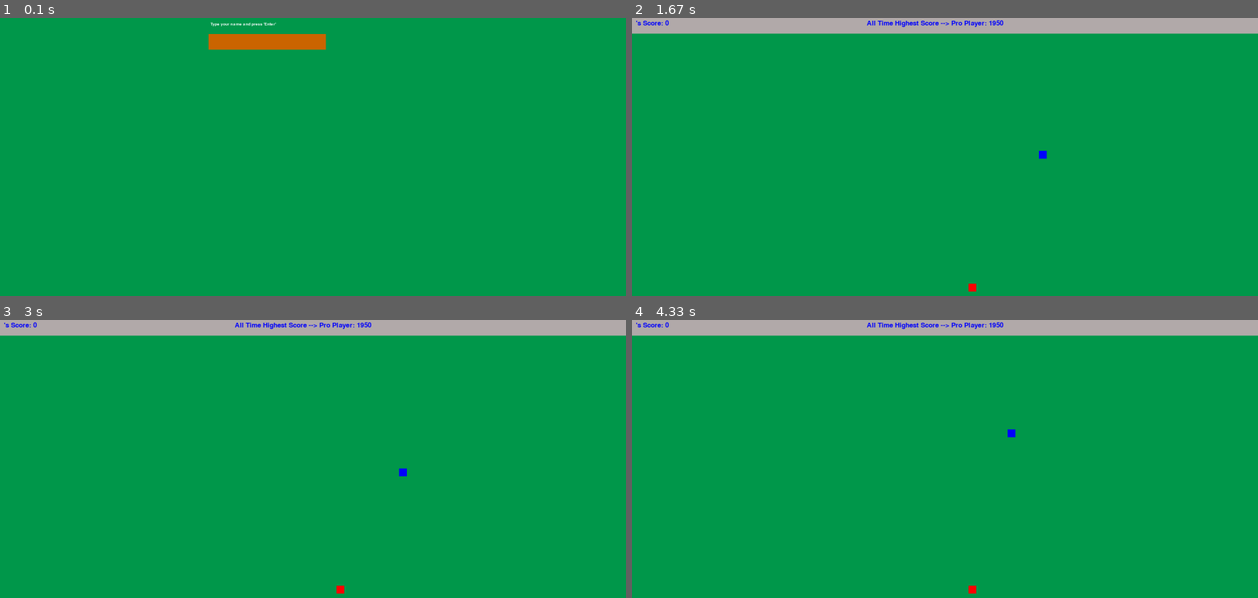
Above: before the commit, frames 1-4 (two rows, left to right).
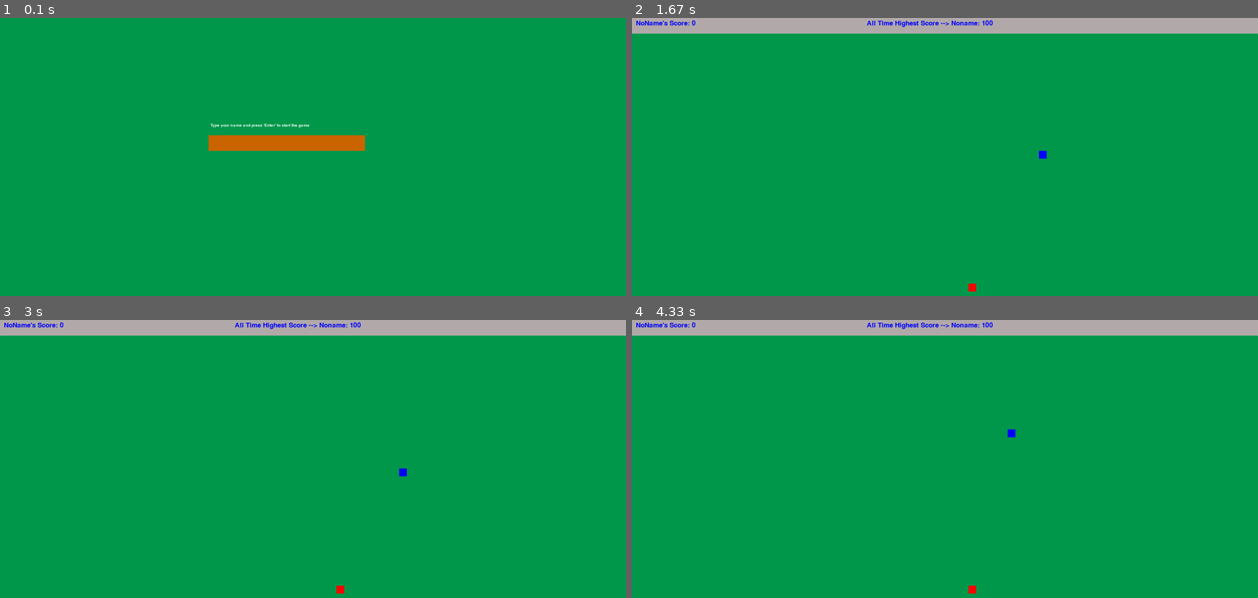
Above: after the commit, the same moments.

Repository: xAdrianCx/PYGAME---SNAKE
Game: pygame game, started from main.py
Two runs of this game, one before a commit and one after it. Both use one fixed random seed, a clock stepped at 60 frames per second and the inputs below.
Inputs:
- Up to frame 1 (0.1 s): no input
- Up to frame 2 (1.67 s): tap Enter at 0.33 s; hold Right 0.67-1.13 s; hold Up 1.33-1.63 s
- Up to frame 3 (3 s): hold Right 1.67-2.13 s; hold Left 2.17-2.7 s; hold Down from 2.73 s (still down)
- Up to frame 4 (4.33 s): release Down at 3.03 s; hold Left 3.07-3.47 s; hold Up 3.5-3.87 s; hold Right from 3.9 s (still down)

The runs differ from the first frame. In frame 1, 2.8% of the frame differs, in the area x 33-59%, y 1-48%; in frame 2, 0.2%; in frame 3, 0.2%; in frame 4, 0.2%.

Commit message:
Created a function that detects collisions, but it still needs rework.

Diff:
--- a/game_functions.py
+++ b/game_functions.py
@@ -24,6 +24,14 @@
                 pnb.player_name = pnb.player_name[:-1]
             else:
                 pnb.player_name += event.unicode
+
+
+def check_snake_screen_collisions(snake, sb):
+    if (snake.rect.top == sb.rect_background.bottom) or \
+            (snake.screen_rect.bottom == snake.rect.bottom) or (snake.screen_rect.right == snake.rect.right) or \
+            (snake.screen_rect.left == snake.rect.left):
+        return True
+
 
 def update_snake_length(gs, snake, bait, sb, pnb):
     """ If collision, update the snake length."""
@@ -63,5 +71,8 @@
         bait.draw_bait()
         snake.draw_snake()
         snake.update(sb)
+        print(check_snake_screen_collisions(snake, sb))
+        print(snake.rect.top)
+        print(sb.rect_background.bottom)
         clock.tick(gs.game_speed)
         pygame.display.flip()
--- a/game_stats.py
+++ b/game_stats.py
@@ -17,7 +17,7 @@
         self.height = 40
         # Create a box for users to provide their name.
         self.player_name_box = pygame.Rect((self.screen_rect.right // 3),
-                                           (self.screen_rect.bottom // self.screen_rect.bottom + self.height),
+                                           (self.screen_rect.bottom // 3),
                                            self.width // 2, self.height)
         # Set an active color for the box(after player clicks into the box).
         self.color = pygame.Color(204, 102, 0)
@@ -29,10 +29,10 @@
         """ Draw the player name box to the screen."""
         pygame.draw.rect(self.screen, self.color, self.player_name_box)
         text_surface = self.name_box_font.render(self.player_name, True, (255, 255, 255))
-        text_on_top = self.text.render("Type your name and press 'Enter'", True, (255, 255, 255))
+        text_on_top = self.text.render("Type your name and press 'Enter' to start the game", True, (255, 255, 255))
         self.screen.blit(text_on_top, (self.player_name_box.x + 5, self.player_name_box.y - 30))
         self.screen.blit(text_surface, (self.player_name_box.x + 5, self.player_name_box.y + 0))
-        self.player_name_box.w = max(300, text_surface.get_width() + 10)
+        self.player_name_box.w = max(400, text_surface.get_width() + 10)
         pygame.display.flip()
 
 
@@ -61,7 +61,10 @@
         high_score_img = high_score_msg_font.render(high_score_msg, True, "BLUE")
         # Create a score font object.
         score_msg_font = pygame.font.SysFont("Comic Sans", 25)
-        score_msg = f"{pnb.player_name_list[0]}'s Score: {self.score}"
+        if pnb.player_name_list[0] == "":
+            score_msg = f"NoName's Score: {self.score}"
+        else:
+            score_msg = f"{pnb.player_name_list[0]}'s Score: {self.score}"
         score_img = score_msg_font.render(score_msg, True, "BLUE")
         # Draw everything to the screen.
         pygame.draw.rect(self.screen, self.score_color, self.rect_background)
--- a/main.py
+++ b/main.py
@@ -40,6 +40,7 @@
         gf.check_key_pressed(snake, pnb)
         gf.draw_screen(gs, screen, clock, snake, bait, sb, pnb)
         gf.update_snake_length(gs, snake, bait, sb, pnb)
+        gf.check_snake_screen_collisions(snake, sb)
 
 
 run_game()
--- a/scoreboard.json
+++ b/scoreboard.json
@@ -1 +1 @@
-{"Pr0phet": 100, "Andrei": 50, "Ady": 350, "GIGI": 1000, "Pro Player": 1950}
+{"NoName": 100}
